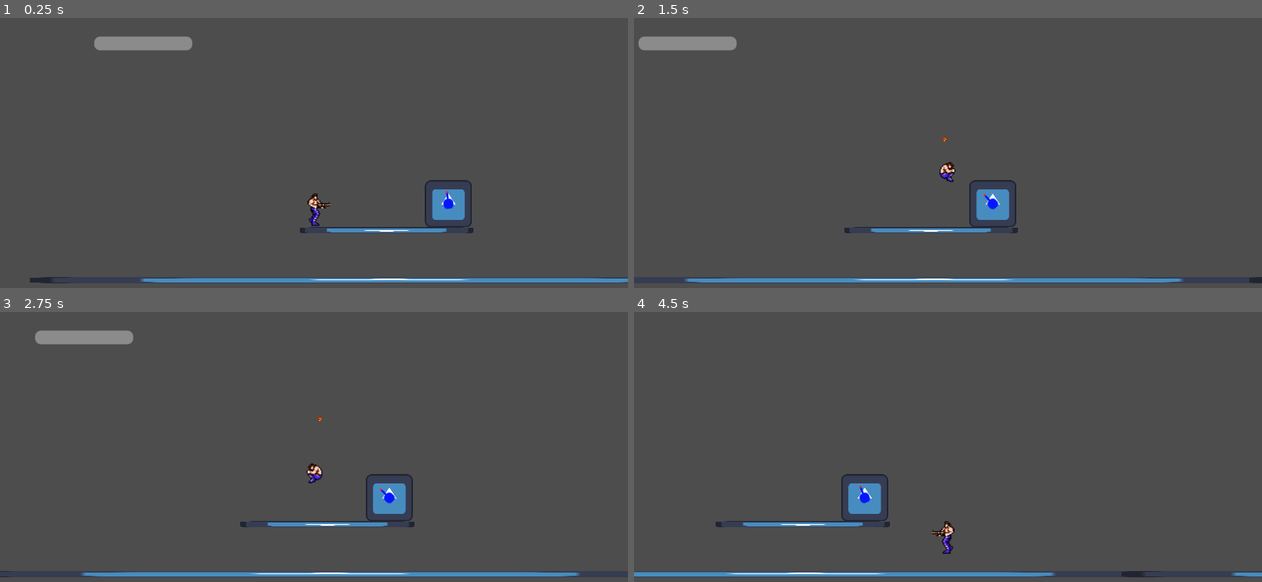
Above: before the commit, frames 1-4 (two rows, left to right).
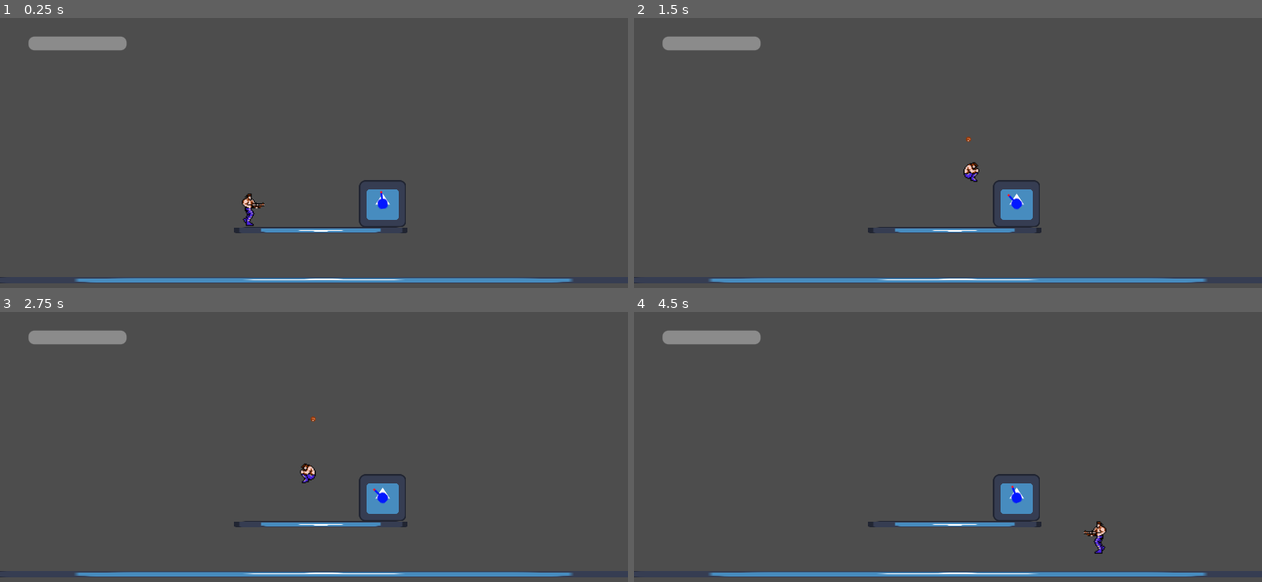
Above: after the commit, the same moments.

Repository: YuriyPogodilov/Contra
Game: Godot game, scene res://levels/level.tscn
The game is run twice, just before and just after one commit, with the same random seed, the same clock (stepped at 60 frames per second) and the same inputs. Before the commit the project starts from res://scenes/level.tscn. The engine's default icon, where the game draws it, is replaced by a stand-in: a white triangle on a blue panel in a dark square.
Inputs:
- Up to frame 1 (0.25 s): no input
- Up to frame 2 (1.5 s): tap Enter at 0.5 s; hold D (move_right) from 0.53 s (still down); tap Space (jump) at 0.6, 0.77, 1.07 s; tap S (look_down) at 1.35 s
- Up to frame 3 (2.75 s): tap Space (jump) at 1.52, 1.55, 1.82, 2.3 s; release D (move_right) at 2.03 s; hold A (move_left) from 2.03 s (still down); tap W (look_up) at 2.1 s
- Up to frame 4 (4.5 s): release A (move_left) at 2.78 s; hold D (move_right) 2.78-4.28 s; tap Ctrl (shoot) at 2.85 s; tap Space (jump) at 3.02, 3.05, 3.32, 3.6, 3.77, 4.07 s; hold A (move_left) from 4.28 s (still down); tap S (look_down) at 4.35 s

The runs differ from the first frame. In frame 1, 3.9% of the frame differs, in the area x 0-100%, y 6-99%; in frame 2, 2.2%; in frame 3, 1.1%; in frame 4, 4.4%.

Commit message:
Changed project structure

Diff:
--- /dev/null
+++ b/camera/camera.tscn
@@ -0,0 +1,14 @@
+[gd_scene load_steps=3 format=3 uid="uid://dy57vu7yo5xnv"]
+
+[ext_resource type="Script" path="res://camera/camera.gd" id="1_ngktx"]
+[ext_resource type="PackedScene" uid="uid://uyvyi5rcc4dy" path="res://ui/main_gui.tscn" id="2_jpeb3"]
+
+[node name="Camera" type="Camera2D" groups=["Camera"]]
+position = Vector2(320, 160)
+script = ExtResource("1_ngktx")
+
+[node name="MainGui" parent="." instance=ExtResource("2_jpeb3")]
+offset_left = -320.0
+offset_top = -160.0
+offset_right = -320.0
+offset_bottom = -160.0
--- a/scripts/components/weapon_component.gd
+++ b/components/weapon_component.gd
@@ -4,7 +4,7 @@
 @export var cooldown_time: float = 0.3
 @export var collision_mask: int = 0
 
-const BULLET = preload("res://scenes/weapons/bullet.tscn")
+const BULLET = preload("res://weapons/bullet.tscn")
 
 var _is_on_cooldown = false
 
--- a/scenes/enemy/turret.tscn
+++ b/enemy/turret.tscn
@@ -1,10 +1,10 @@
 [gd_scene load_steps=9 format=3 uid="uid://dpwtouabqeyij"]
 
 [ext_resource type="Texture2D" uid="uid://c4ogf8ch6nsd7" path="res://assets/icon.svg" id="1_igdhu"]
-[ext_resource type="Script" path="res://scripts/enemy/turret.gd" id="1_j0n0d"]
-[ext_resource type="Script" path="res://scripts/components/health_component.gd" id="1_qgo20"]
-[ext_resource type="Script" path="res://scripts/components/hitbox_component.gd" id="2_jeaak"]
-[ext_resource type="Script" path="res://scripts/components/weapon_component.gd" id="3_481cp"]
+[ext_resource type="Script" path="res://enemy/turret.gd" id="1_j0n0d"]
+[ext_resource type="Script" path="res://components/health_component.gd" id="1_qgo20"]
+[ext_resource type="Script" path="res://components/hitbox_component.gd" id="2_jeaak"]
+[ext_resource type="Script" path="res://components/weapon_component.gd" id="3_481cp"]
 [ext_resource type="Texture2D" uid="uid://4iknyqvv5ih3" path="res://assets/turret.png" id="5_dl2ua"]
 
 [sub_resource type="RectangleShape2D" id="RectangleShape2D_16l23"]
--- /dev/null
+++ b/levels/level.tscn
@@ -0,0 +1,32 @@
+[gd_scene load_steps=5 format=3 uid="uid://cdoqyj04lcdyc"]
+
+[ext_resource type="PackedScene" uid="uid://cfx3nqfn61pjf" path="res://player/player.tscn" id="1_tt128"]
+[ext_resource type="PackedScene" uid="uid://dpwtouabqeyij" path="res://enemy/turret.tscn" id="3_k3q48"]
+[ext_resource type="PackedScene" uid="uid://btnj5ryuyjwav" path="res://levels/platform.tscn" id="3_nbffy"]
+[ext_resource type="PackedScene" uid="uid://dy57vu7yo5xnv" path="res://camera/camera.tscn" id="4_2xqtv"]
+
+[node name="Level" type="Node2D"]
+
+[node name="Platform" parent="." instance=ExtResource("3_nbffy")]
+position = Vector2(330, 268)
+scale = Vector2(57.2983, 0.501097)
+
+[node name="Platform3" parent="." instance=ExtResource("3_nbffy")]
+position = Vector2(1018, 268)
+scale = Vector2(57.2983, 0.501097)
+
+[node name="Platform2" parent="." instance=ExtResource("3_nbffy")]
+position = Vector2(327, 217)
+scale = Vector2(13.8439, -0.489624)
+
+[node name="Turret" parent="." instance=ExtResource("3_k3q48")]
+position = Vector2(390, 214)
+initial_rotaion = -90
+
+[node name="Turret2" parent="." instance=ExtResource("3_k3q48")]
+position = Vector2(937, 264)
+
+[node name="player" parent="." instance=ExtResource("1_tt128")]
+position = Vector2(253, 214)
+
+[node name="Camera" parent="." instance=ExtResource("4_2xqtv")]
--- a/scenes/player/player.tscn
+++ b/player/player.tscn
@@ -1,15 +1,15 @@
 [gd_scene load_steps=23 format=3 uid="uid://cfx3nqfn61pjf"]
 
 [ext_resource type="Texture2D" uid="uid://c7idt4yd3i3yo" path="res://assets/player.png" id="1_artjr"]
-[ext_resource type="Script" path="res://scripts/player/states/jumping_state.gd" id="1_b7stg"]
-[ext_resource type="Script" path="res://scripts/player/states/state_machine.gd" id="1_lf6uh"]
-[ext_resource type="Script" path="res://scripts/player/player.gd" id="1_nc2el"]
-[ext_resource type="Script" path="res://scripts/components/weapon_component.gd" id="1_ug4cm"]
-[ext_resource type="Script" path="res://scripts/player/states/running_state.gd" id="3_shunk"]
-[ext_resource type="Script" path="res://scripts/player/states/standing_state.gd" id="4_e4n0x"]
-[ext_resource type="Script" path="res://scripts/player/states/falling_state.gd" id="7_8liwk"]
-[ext_resource type="Script" path="res://scripts/components/health_component.gd" id="7_ocqs4"]
-[ext_resource type="Script" path="res://scripts/components/hitbox_component.gd" id="8_ippd3"]
+[ext_resource type="Script" path="res://player/states/jumping_state.gd" id="1_b7stg"]
+[ext_resource type="Script" path="res://player/states/state_machine.gd" id="1_lf6uh"]
+[ext_resource type="Script" path="res://player/player.gd" id="1_nc2el"]
+[ext_resource type="Script" path="res://components/weapon_component.gd" id="1_ug4cm"]
+[ext_resource type="Script" path="res://player/states/running_state.gd" id="3_shunk"]
+[ext_resource type="Script" path="res://player/states/standing_state.gd" id="4_e4n0x"]
+[ext_resource type="Script" path="res://player/states/falling_state.gd" id="7_8liwk"]
+[ext_resource type="Script" path="res://components/health_component.gd" id="7_ocqs4"]
+[ext_resource type="Script" path="res://components/hitbox_component.gd" id="8_ippd3"]
 
 [sub_resource type="RectangleShape2D" id="RectangleShape2D_fuf3m"]
 size = Vector2(16, 36)
--- a/project.godot
+++ b/project.godot
@@ -11,7 +11,7 @@
 [application]
 
 config/name="Contra"
-run/main_scene="res://scenes/level.tscn"
+run/main_scene="res://levels/level.tscn"
 config/features=PackedStringArray("4.2", "GL Compatibility")
 config/icon="res://assets/icon.svg"
 
--- a/scenes/level.tscn
+++ /dev/null
@@ -1,38 +0,0 @@
-[gd_scene load_steps=6 format=3 uid="uid://cdoqyj04lcdyc"]
-
-[ext_resource type="PackedScene" uid="uid://cfx3nqfn61pjf" path="res://scenes/player/player.tscn" id="1_tt128"]
-[ext_resource type="PackedScene" uid="uid://dpwtouabqeyij" path="res://scenes/enemy/turret.tscn" id="3_k3q48"]
-[ext_resource type="PackedScene" uid="uid://btnj5ryuyjwav" path="res://scenes/platform.tscn" id="3_nbffy"]
-[ext_resource type="Script" path="res://scripts/camera.gd" id="4_lupko"]
-[ext_resource type="PackedScene" uid="uid://uyvyi5rcc4dy" path="res://scenes/ui/main_gui.tscn" id="5_le40e"]
-
-[node name="Level" type="Node2D"]
-
-[node name="Platform" parent="." instance=ExtResource("3_nbffy")]
-position = Vector2(330, 268)
-scale = Vector2(57.2983, 0.501097)
-
-[node name="Platform3" parent="." instance=ExtResource("3_nbffy")]
-position = Vector2(1018, 268)
-scale = Vector2(57.2983, 0.501097)
-
-[node name="Platform2" parent="." instance=ExtResource("3_nbffy")]
-position = Vector2(327, 217)
-scale = Vector2(13.8439, -0.489624)
-
-[node name="Turret" parent="." instance=ExtResource("3_k3q48")]
-position = Vector2(390, 214)
-initial_rotaion = -90
-
-[node name="Turret2" parent="." instance=ExtResource("3_k3q48")]
-position = Vector2(937, 264)
-
-[node name="player" parent="." instance=ExtResource("1_tt128")]
-position = Vector2(253, 214)
-
-[node name="Camera" type="Camera2D" parent="." node_paths=PackedStringArray("player") groups=["Camera"]]
-position = Vector2(320, 160)
-script = ExtResource("4_lupko")
-player = NodePath("../player")
-
-[node name="MainGui" parent="." instance=ExtResource("5_le40e")]
--- a/scenes/ui/main_gui.tscn
+++ b/ui/main_gui.tscn
@@ -1,6 +1,6 @@
 [gd_scene load_steps=2 format=3 uid="uid://uyvyi5rcc4dy"]
 
-[ext_resource type="Script" path="res://scripts/ui/main_gui.gd" id="1_iqx1i"]
+[ext_resource type="Script" path="res://ui/main_gui.gd" id="1_iqx1i"]
 
 [node name="MainGui" type="Control"]
 layout_mode = 3
--- a/scenes/weapons/bullet.tscn
+++ b/weapons/bullet.tscn
@@ -1,6 +1,6 @@
 [gd_scene load_steps=4 format=3 uid="uid://cl0q01hgjsvfj"]
 
-[ext_resource type="Script" path="res://scripts/weapons/bullet.gd" id="1_mo127"]
+[ext_resource type="Script" path="res://weapons/bullet.gd" id="1_mo127"]
 [ext_resource type="Texture2D" uid="uid://qdf8fhyugmqr" path="res://assets/bullets.png" id="1_yci2r"]
 
 [sub_resource type="CircleShape2D" id="CircleShape2D_pn8tc"]
Renamed: scripts/camera.gd -> camera/camera.gd
Renamed: scripts/components/health_component.gd -> components/health_component.gd
Renamed: scripts/components/hitbox_component.gd -> components/hitbox_component.gd
Renamed: scripts/enemy/turret.gd -> enemy/turret.gd
Renamed: scenes/platform.tscn -> levels/platform.tscn
Renamed: scripts/player/player.gd -> player/player.gd
Renamed: scripts/player/states/falling_state.gd -> player/states/falling_state.gd
Renamed: scripts/player/states/jumping_state.gd -> player/states/jumping_state.gd
Renamed: scripts/player/states/running_state.gd -> player/states/running_state.gd
Renamed: scripts/player/states/standing_state.gd -> player/states/standing_state.gd
Renamed: scripts/player/states/state.gd -> player/states/state.gd
Renamed: scripts/player/states/state_machine.gd -> player/states/state_machine.gd
(and 2 more such lines)
